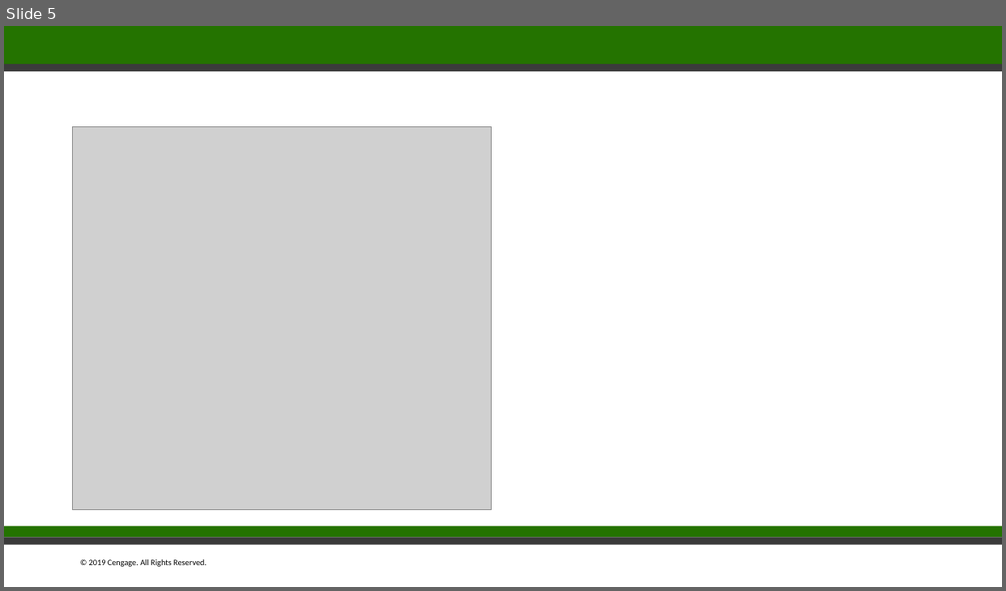
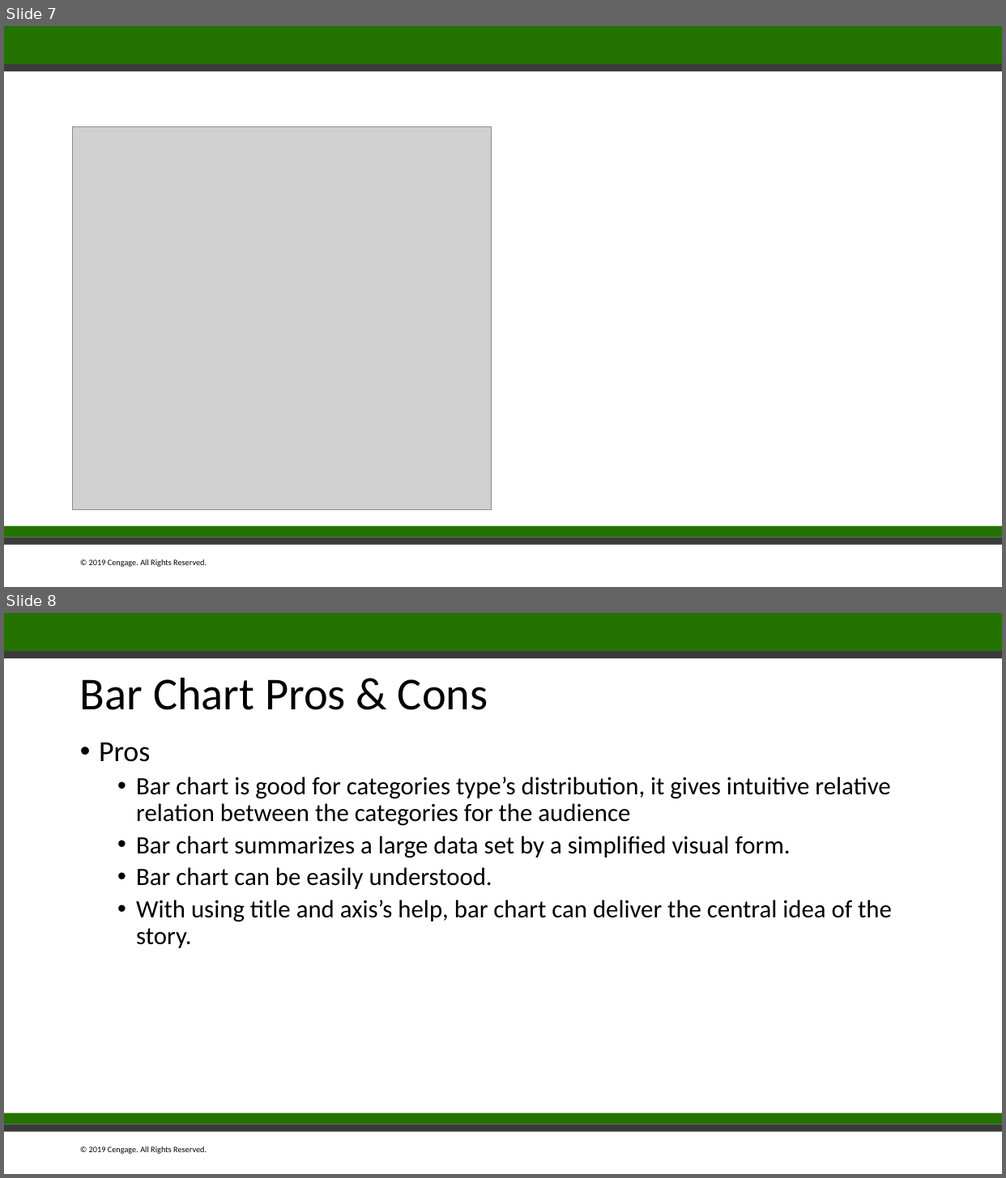
Before and after one commit to billyean/anna, a slide deck: Stackoverflow Programmer's Story.pptx. Shown one above the other, each under a label of ours: slide 5 before the commit, slides 7 and 8 after it. The pictures are 1006x591 and 1006x1178 pixels, drawn with LibreOffice and Linux fonts; fonts in the diff are those of the drawing; grey boxes stand for pictures. Boxes give left, top, right and bottom in pixels: in the first picture for what was removed or moved away, otherwise in the second. Text is boxed around its words. In the diff, an @@ line names an element or a change of style, - is before the commit and + after.

Commit message:
Add chart pro and cons

```diff
--- a/Stackoverflow Programmer's Story.pptx
+++ b/Stackoverflow Programmer's Story.pptx
@@ slide 8 added at bbox=[4, 613, 1002, 1174], background #FFFFFF; not listed: 5 template elements that a slide beside it also shows @@
@@ title added at bbox=[80, 677, 488, 710], 44 pt, text #000000 @@
+Bar Chart Pros & Cons
@@ text added at bbox=[99, 743, 892, 948], 24 pt, text #000000 @@
+• Pros
+  • Bar chart is good for categories type’s distribution, it gives intuitive relative relation between the categories for the audience
+  • Bar chart summarizes a large data set by a simplified visual form.
+  • Bar chart can be easily understood.
+  • With using title and axis’s help, bar chart can deliver the central idea of the story.
@@ what was slide 5 is now slide 7 @@
```
Also in this commit, not shown: 1 slide changed, 8 other slides added, 1 slide removed.
